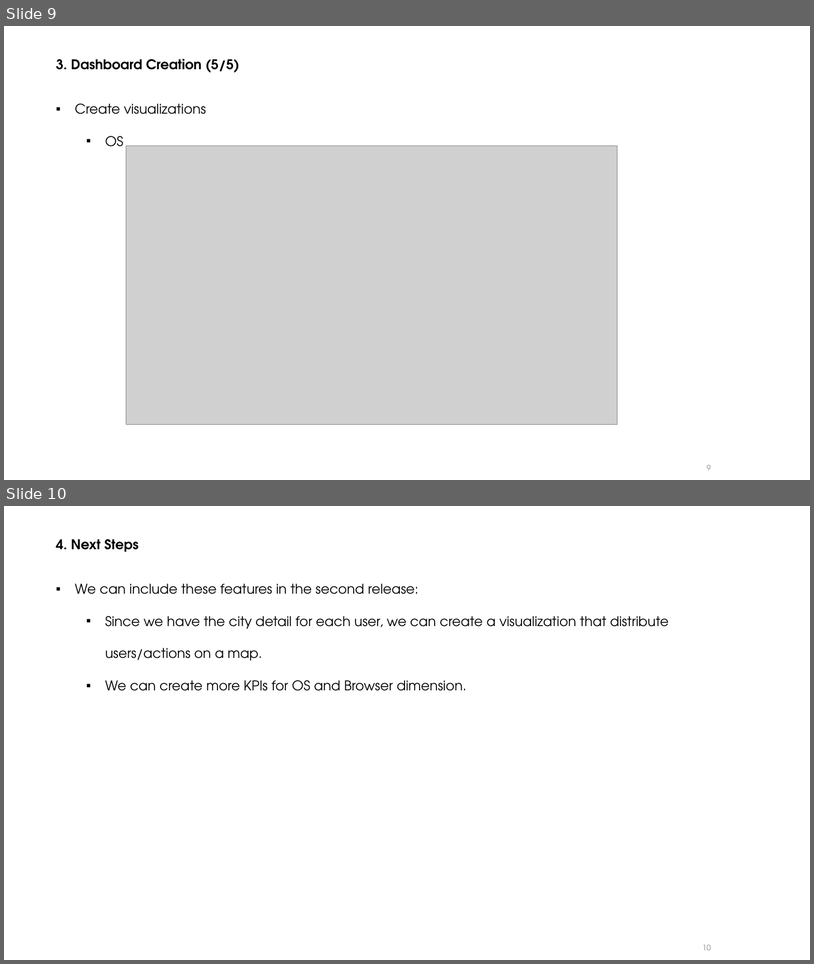
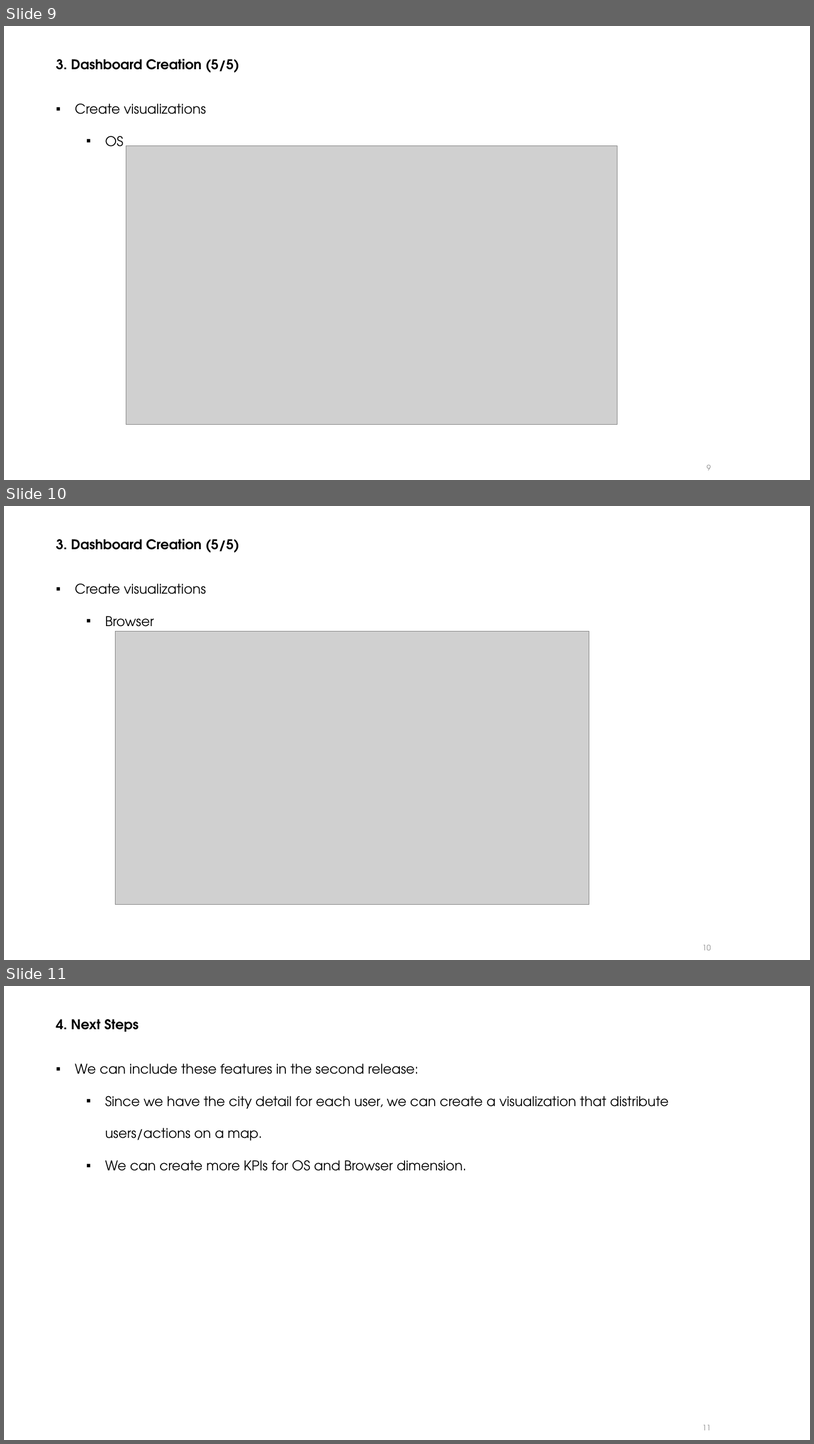
Before and after one commit to Lorenzo-Carta/data_viz_challange, a slide deck: dataviz/Data Viz Challenge.pptx. Shown one above the other, each under a label of ours: slides 9 and 10 before the commit, slides 9, 10 and 11 after it. The pictures are 814x964 and 814x1444 pixels, drawn with LibreOffice and Linux fonts; fonts in the diff are those of the drawing; grey boxes stand for pictures. Boxes give left, top, right and bottom in pixels: in the first picture for what was removed or moved away, otherwise in the second. Text is boxed around its words. In the diff, an @@ line names an element or a change of style, - is before the commit and + after.

Commit message:
modified

```diff
--- a/dataviz/Data Viz Challenge.pptx
+++ b/dataviz/Data Viz Challenge.pptx
@@ slide 10 added at (4, 506, 810, 960), background #FFFFFF @@
@@ text added at (56, 538, 240, 553), 16 pt, text #000000, bold @@
+3. Dashboard Creation (5/5)
@@ text added at (75, 583, 206, 632), 16 pt, text #000000 @@
+▪ Create visualizations
+  ▪ Browser
@@ picture added at (116, 631, 590, 904) @@
@@ page number added at (703, 944, 711, 950), 9 pt, text #8C8C8C @@
+10
@@ what was slide 10 is now slide 11 @@
@@ page number at (703, 1425, 711, 1430): text changed @@
-10
+11
```
Also in this commit, not shown: 1 slide changed.
